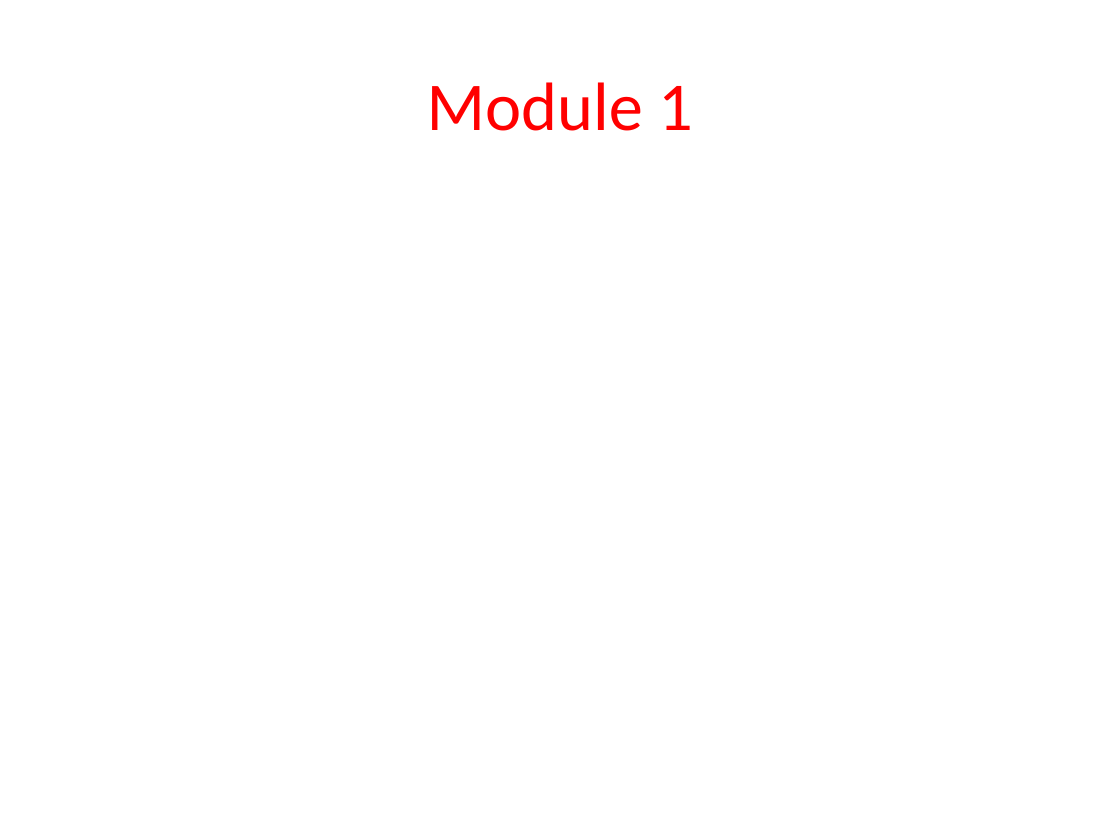
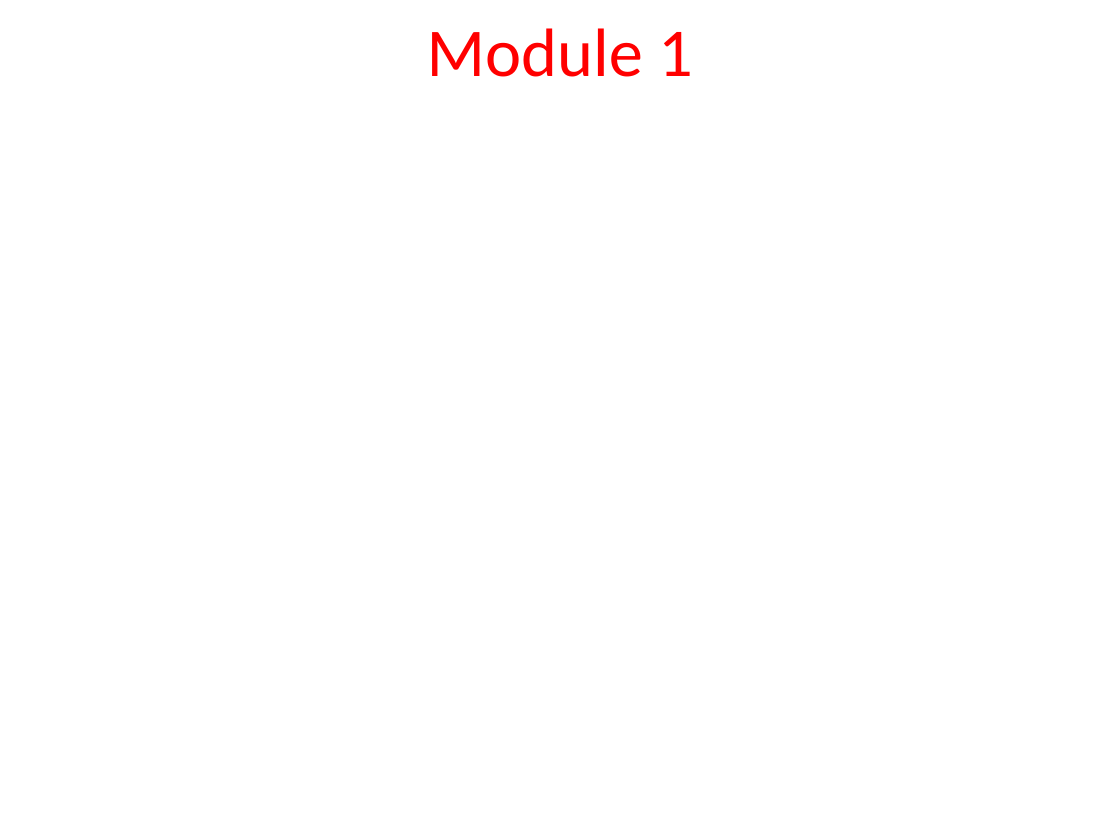
Before and after one commit to Siddharth-magesh/Sentiment-Analysis, a slide deck: slide 7 of presentations/Assignment - Project Template.ppt (slide 6 before the commit). Drawn at 1120x840 pixels with LibreOffice and Linux fonts; fonts in the diff are those of the drawing. Boxes give left, top, right and bottom in pixels: in the first picture for what was removed or moved away, otherwise in the second. Text is boxed around its words. In the diff, an @@ line names an element or a change of style, - is before the commit and + after.

Commit message:
modified presentations

```diff
--- a/presentations/Assignment - Project Template.ppt
+++ b/presentations/Assignment - Project Template.ppt
@@ title "Module 1": place and size @@
-title "Module 1" at (427, 82, 693, 131)
+title "Module 1" at (427, 28, 693, 77)
```
Also in this commit, not shown: 1 slide added, 2 other files.
